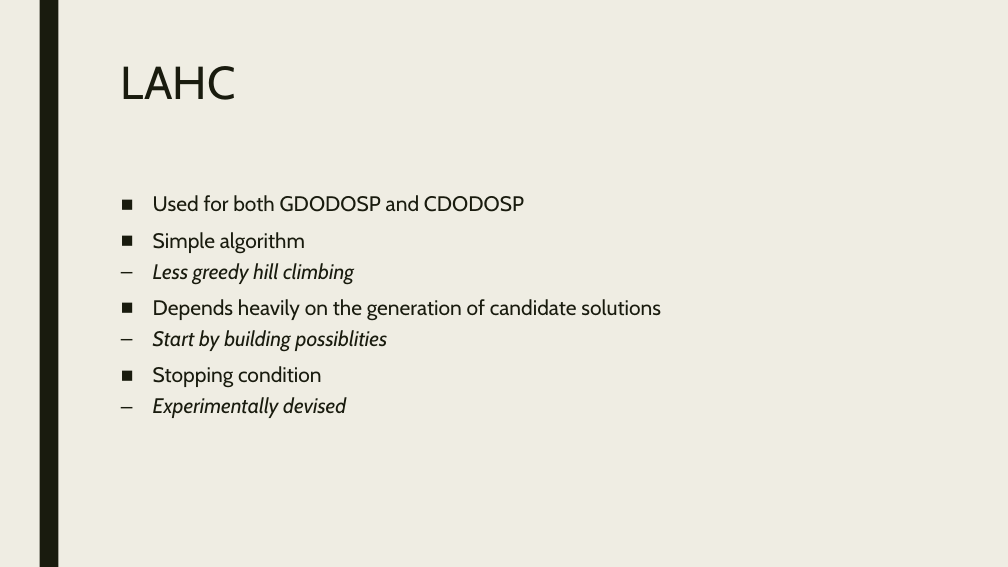
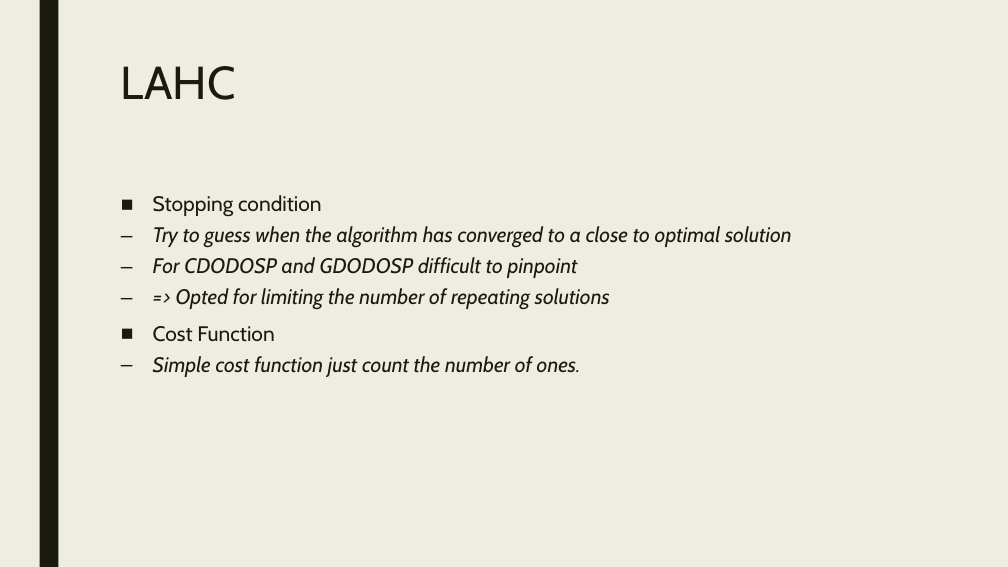
Before and after one commit to BavoGoosens/Capita3, a slide deck: slide 5 of presentation.pptx (slide 4 before the commit). Drawn at 1008x567 pixels with LibreOffice and Linux fonts; fonts in the diff are those of the drawing. Boxes give left, top, right and bottom in pixels: in the first picture for what was removed or moved away, otherwise in the second. Text is boxed around its words. In the diff, an @@ line names an element or a change of style, - is before the commit and + after.

```diff
--- a/presentation.pptx
+++ b/presentation.pptx
@@ text at bbox=[153, 195, 661, 351]: paragraphs removed @@
-■ Used for both GDODOSP and CDODOSP
-■ Simple algorithm
-  – Less greedy hill climbing
-■ Depends heavily on the generation of candidate solutions
-  – Start by building possiblities
@@ text at bbox=[153, 226, 792, 377]: text changed @@
-  – Experimentally devised
+  – Try to guess when the algorithm has converged to a close to optimal solution
+  – For CDODOSP and GDODOSP difficult to pinpoint
+  – => Opted for limiting the number of repeating solutions
+■ Cost Function
+  – Simple cost function just count the number of ones.
```
Also in this commit, not shown: 3 slides added.
